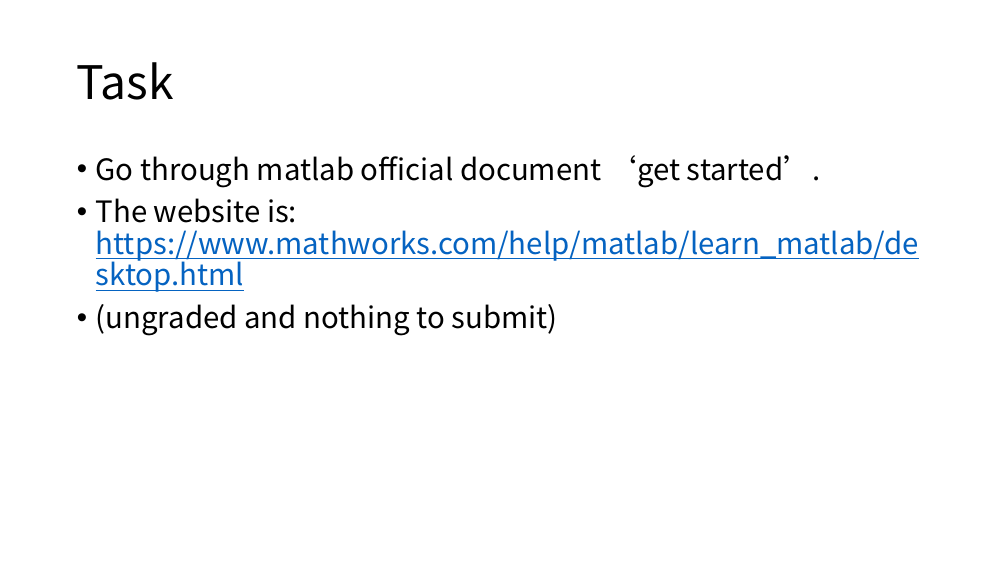
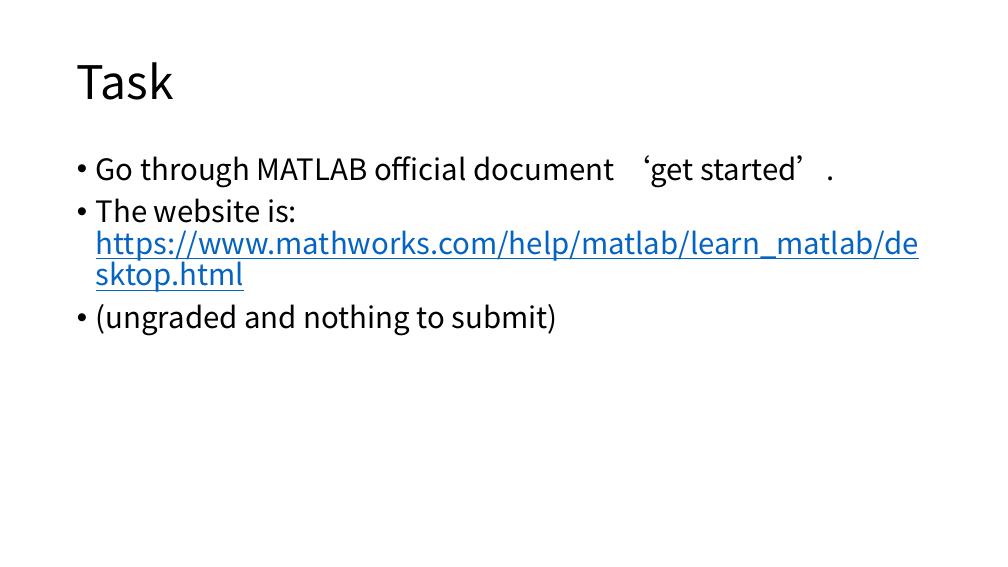
Before and after one commit to scarecrowyu/PHYS4150-2019, a slide deck: slide 10 of Tutorial_material/20190911/20190911.pptx. Drawn at 1008x567 pixels with LibreOffice and Linux fonts; fonts in the diff are those of the drawing. Boxes give left, top, right and bottom in pixels: in the first picture for what was removed or moved away, otherwise in the second. Text is boxed around its words. In the diff, an @@ line names an element or a change of style, - is before the commit and + after.

```diff
--- a/Tutorial_material/20190911/20190911.pptx
+++ b/Tutorial_material/20190911/20190911.pptx
@@ text at (96, 155, 834, 188): text changed @@
-• Go through matlab official document ‘get started’.
+• Go through MATLAB official document ‘get started’.
```
Also in this commit, not shown: 3 other slides changed, 1 other file.
